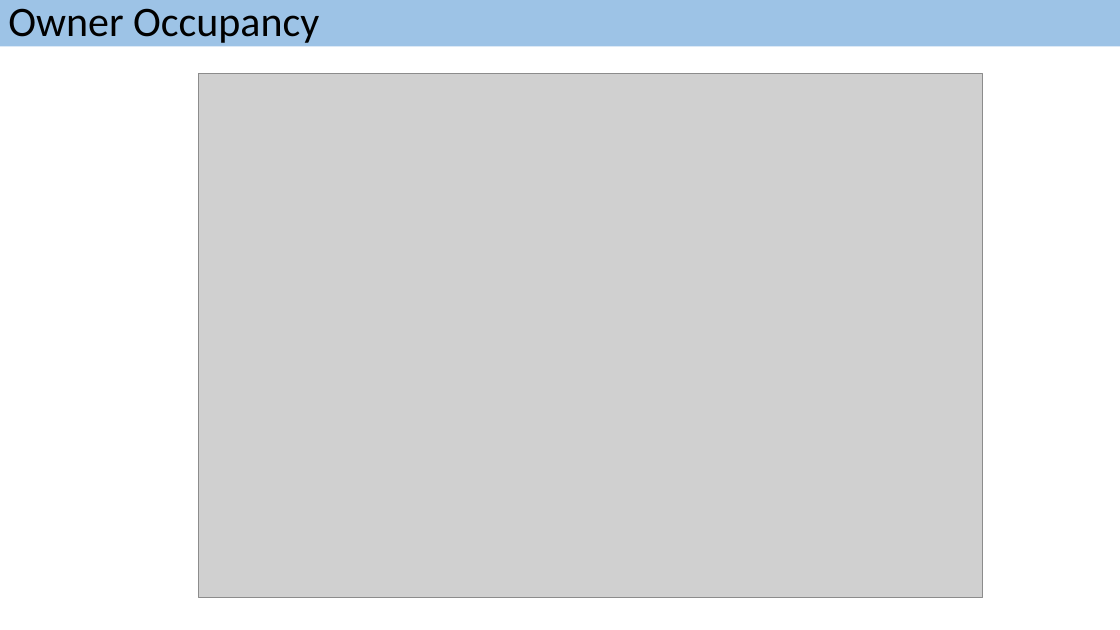
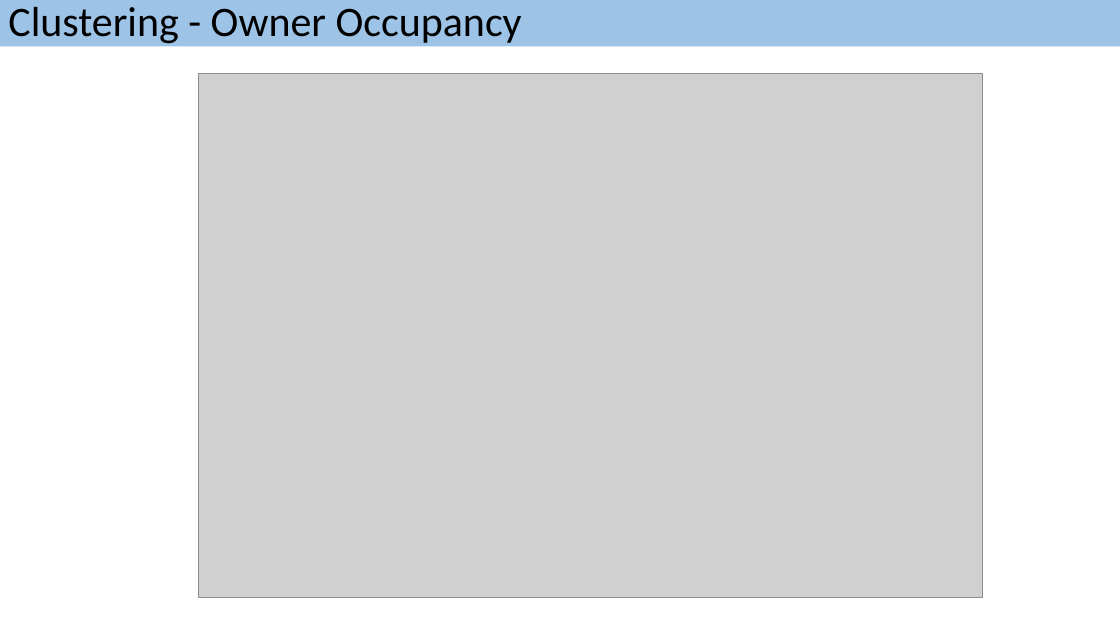
Before and after one commit to saurabhspundir/MortgageCustomerSegmentation, a slide deck: slide 20 of MortgageCustomerSegmentationSlides.pptx (slide 13 before the commit). Drawn at 1120x630 pixels with LibreOffice and Linux fonts; fonts in the diff are those of the drawing; grey boxes stand for pictures. Boxes give left, top, right and bottom in pixels: in the first picture for what was removed or moved away, otherwise in the second. Text is boxed around its words. In the diff, an @@ line names an element or a change of style, - is before the commit and + after.

```diff
--- a/MortgageCustomerSegmentationSlides.pptx
+++ b/MortgageCustomerSegmentationSlides.pptx
@@ text in rectangle at box(8, 7, 522, 47): text changed @@
-Owner Occupancy
+Clustering - Owner Occupancy
```
Also in this commit, not shown: 8 other slides changed, 7 slides added.
